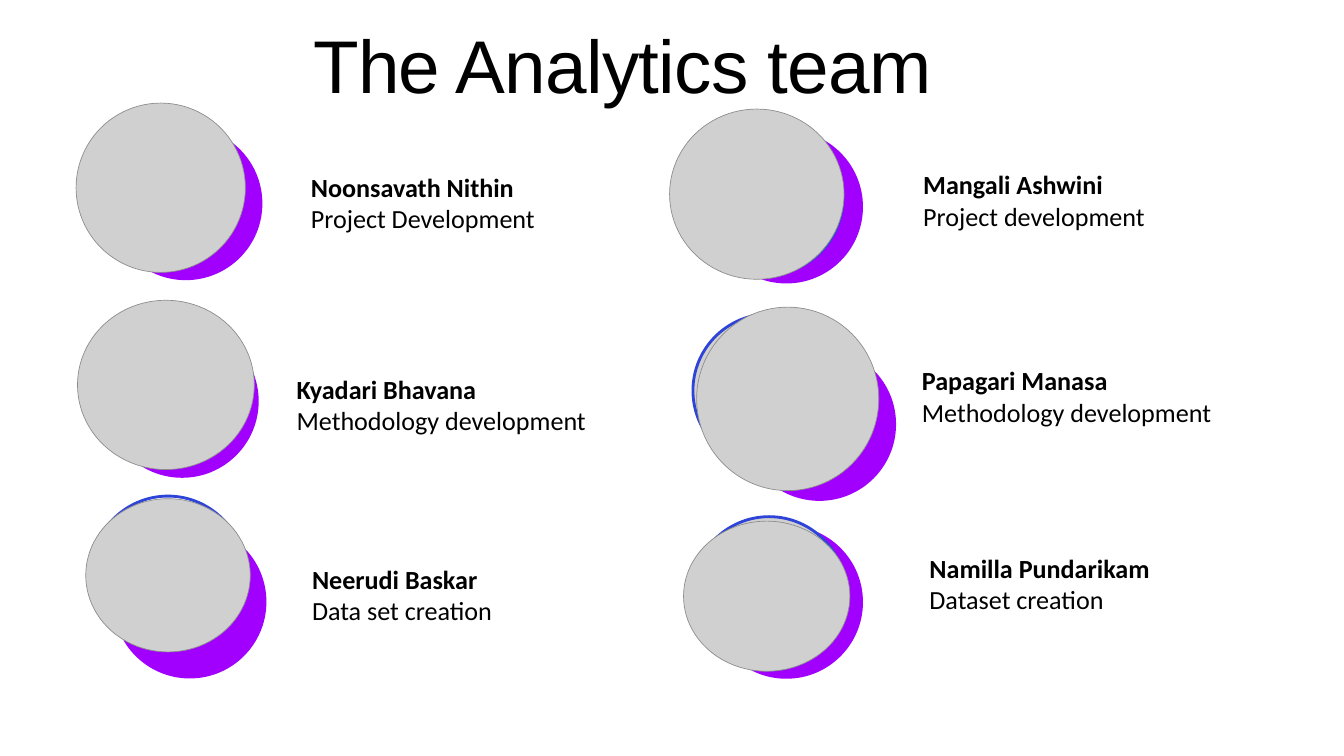
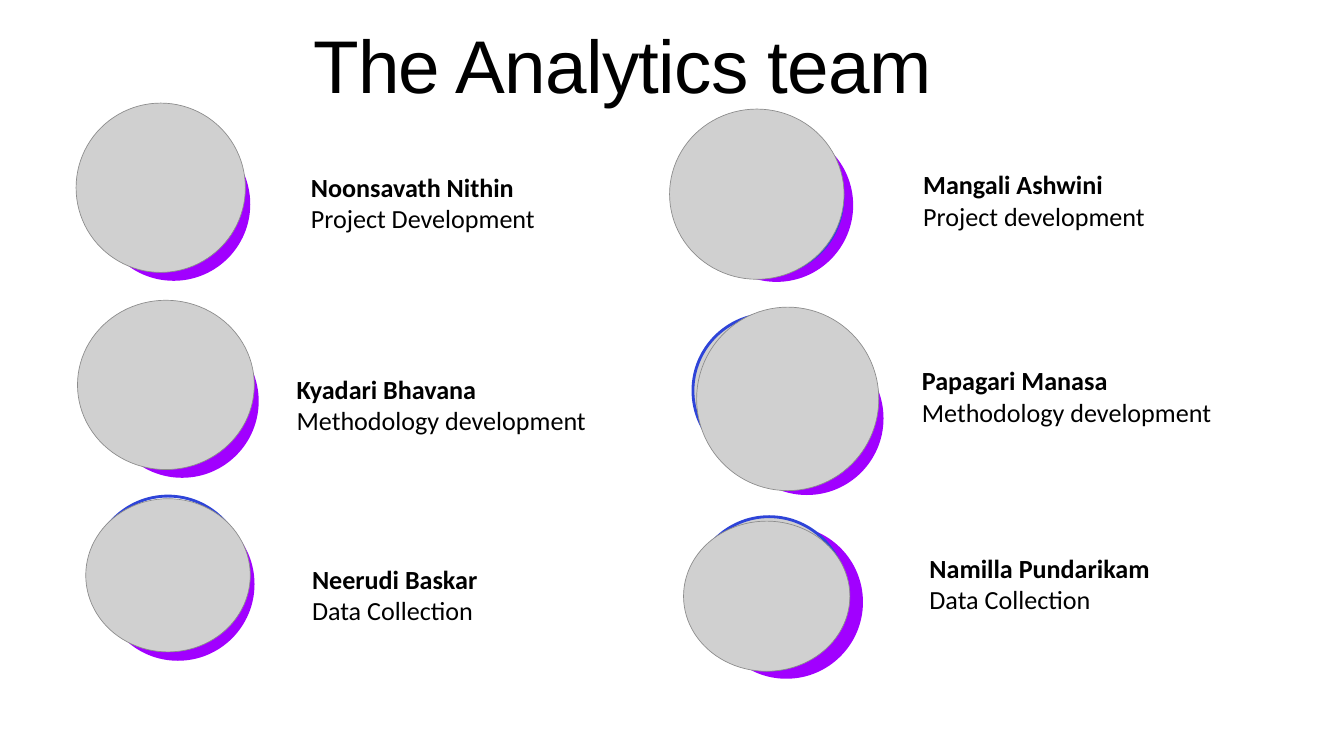
Before and after one commit to Aidenarthub/Student-Academic-Performance-Analysis, a slide deck: slide 2 of PPT/Presentation file.pptx. Drawn at 1344x756 pixels with LibreOffice and Linux fonts; fonts in the diff are those of the drawing; grey boxes stand for pictures. Boxes give left, top, right and bottom in pixels: in the first picture for what was removed or moved away, otherwise in the second. Text is boxed around its words. In the diff, an @@ line names an element or a change of style, - is before the commit and + after.

```diff
--- a/PPT/Presentation file.pptx
+++ b/PPT/Presentation file.pptx
@@ rectangle: place and size @@
-rectangle at (165,118,661,605)
+rectangle at (151,114,646,602)
@@ freeform shape: place and size @@
-freeform shape at (109,127,262,280)
+freeform shape at (97,128,250,281)
@@ freeform shape: place and size @@
-freeform shape at (710,130,863,284)
+freeform shape at (700,128,853,282)
@@ freeform shape: place and size @@
-freeform shape at (743,347,896,501)
+freeform shape at (730,342,884,495)
@@ freeform shape: place and size @@
-freeform shape at (113,526,266,679)
+freeform shape at (101,507,255,661)
@@ text at (929,591,1091,609): text changed @@
-Dataset creation
+Data Collection
@@ text at (312,602,473,620): text changed @@
-Data set creation
+Data Collection
```
Also in this commit, not shown: 7 other slides changed.
